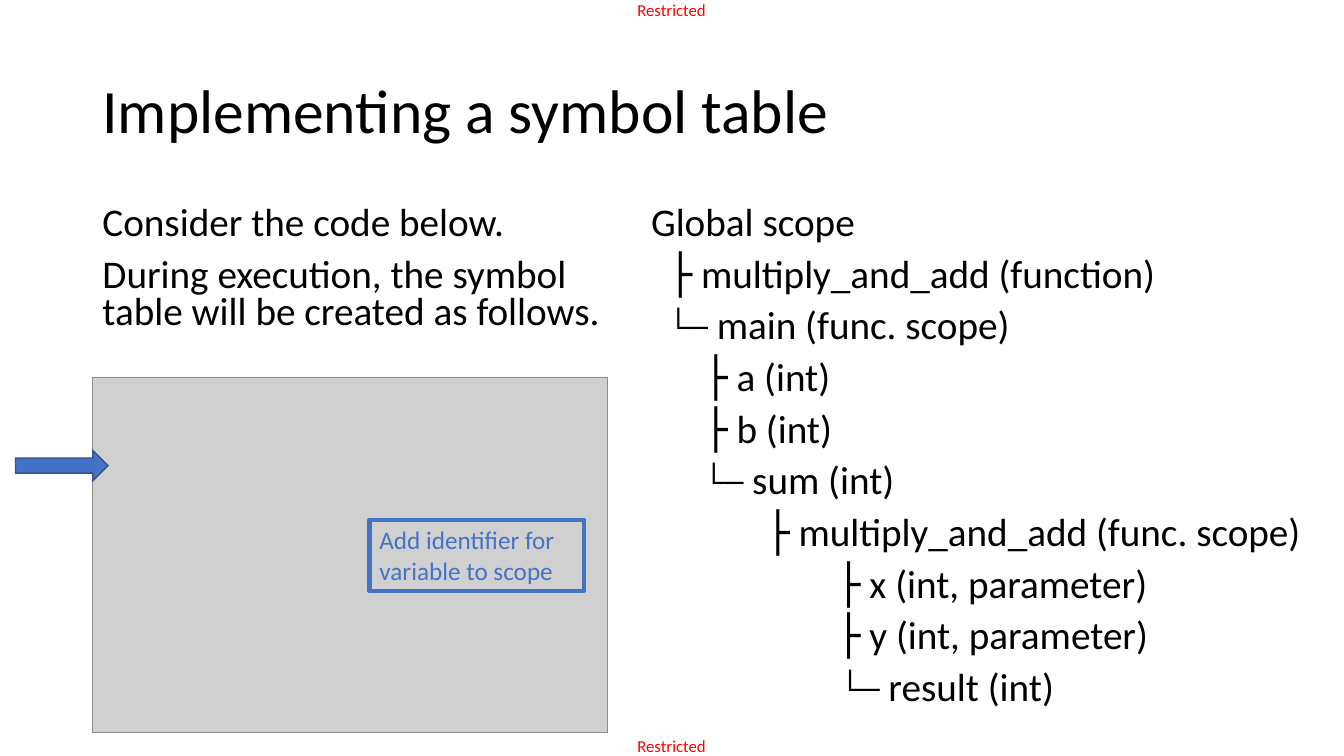
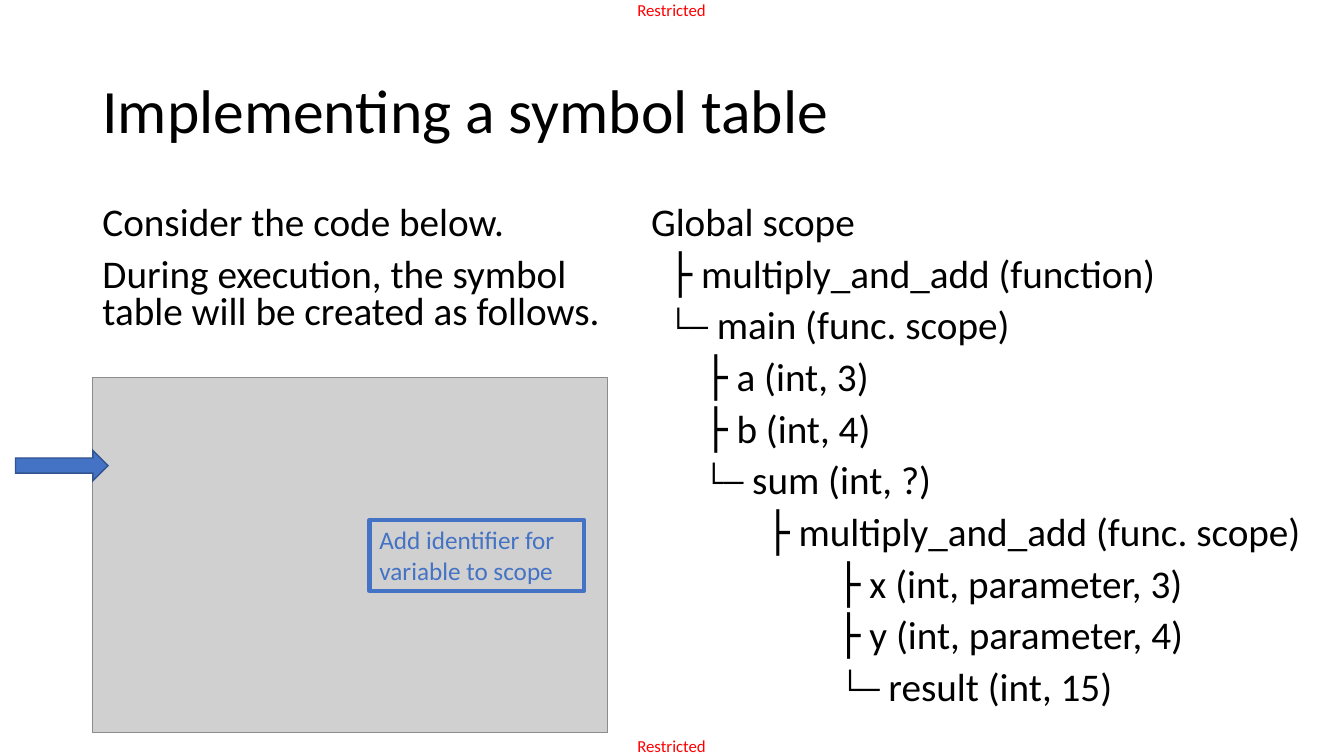
Before and after one commit to matthieudemari/SUTD_PLC_50_051, a slide deck: slide 30 of W12/W12S1/W12S1.pptx. Drawn at 1344x756 pixels with LibreOffice and Linux fonts; fonts in the diff are those of the drawing; grey boxes stand for pictures. Boxes give left, top, right and bottom in pixels: in the first picture for what was removed or moved away, otherwise in the second. Text is boxed around its words. In the diff, an @@ line names an element or a change of style, - is before the commit and + after.

```diff
--- a/W12/W12S1/W12S1.pptx
+++ b/W12/W12S1/W12S1.pptx
@@ text at box(737, 362, 892, 499): text changed @@
-├ a (int)
-├ b (int)
-└─ sum (int)
+├ a (int, 3)
+├ b (int, 4)
+└─ sum (int, ?)
@@ text at box(869, 569, 1183, 707): text changed @@
-├ x (int, parameter)
-├ y (int, parameter)
-└─ result (int)
+├ x (int, parameter, 3)
+├ y (int, parameter, 4)
+└─ result (int, 15)
```
Also in this commit, not shown: 8 other slides changed, 3 other files.
